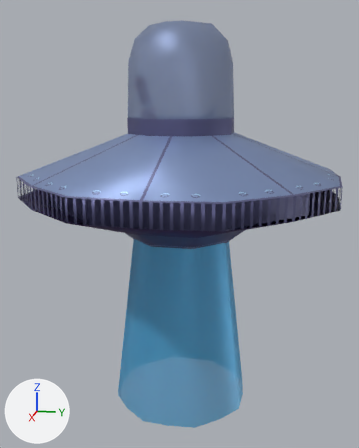
The glTF model characters/alien/UFO.gltf: old version first, new version second.
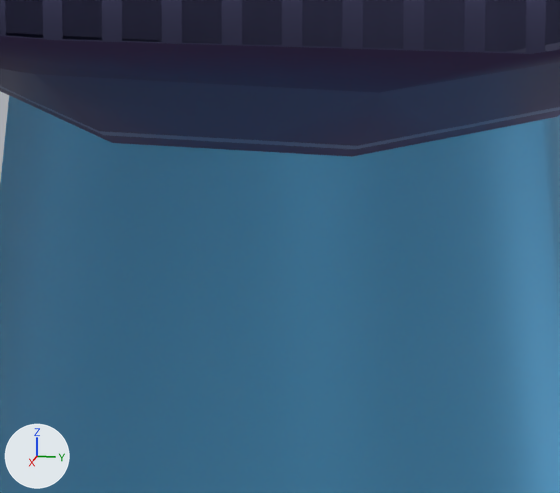
The first picture shows the older version from a 50 mm lens placed at (6.19, 1.27, 1.25), pointed at (0.02, 0.04, -0.29). The close-ups show the older and then the newer version on the part from 37% to 64% of the width and 50% to 68% of the height of that picture. Only the edits that show in the close-ups are written down. Arrows for +X, +Y and +Z are at lower left; the lights stay in place. Where no turn or scale is listed for an object, it has been applied to the vertices.

The scene before the commit, as lines of its bpy script (objects in view):
```python
me_mesh_0 = bpy.data.meshes.new('Mesh_0')
me_mesh_0.from_pydata(...)  # 145 vertices, 216 faces; spans x -1.94..1.94, y -2.0..1.88, z -1.31..1.31
# faces by material slot: [160, 56]
me_mesh_0.materials.append(mat_material_0)
me_mesh_0.materials.append(mat_material_1)
me_mesh_2 = bpy.data.meshes.new('Mesh_2')
me_mesh_2.from_pydata(...)  # 41 vertices, 40 faces; spans x -0.86..0.86, y -0.86..0.86, z -2.31..0.12
# faces by material slot: [8, 32]
me_mesh_2.materials.append(mat_material_0)
me_mesh_2.materials.append(mat_material_1)
ob_beam = bpy.data.objects.new('beam', me_mesh_2)
ob_beam.location = (0.0, 0.062, -0.375)
ob_ufo = bpy.data.objects.new('UFO', me_mesh_0)
ob_ufo.location = (0.0, 0.125, 0.875)
```
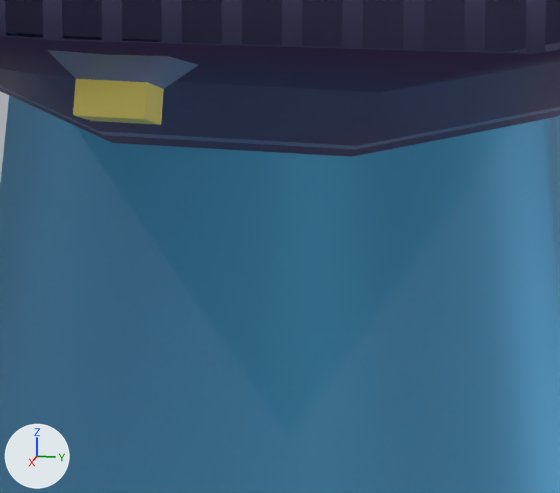
Edits to the bpy script that builds the scene:
```text
Add img_image_3:
    img_image_3 = load_image('Image_3', '_unpacked/Image_3', 512, 512, 'sRGB')
Add mat_material_3:
    mat_material_3 = bpy.data.materials.new('Material_3')
    # uses the picture img_image_3
Add me_mesh_6:
    me_mesh_6.from_pydata(...)  # 12 vertices, 18 faces; spans x -0.117..0.117, y -0.125..0.125, z -0.139..0.043
    # faces by material slot: [10, 8]
    me_mesh_6.materials.append(mat_material_3)
    me_mesh_6.materials.append(mat_material_0)
Add ob_light_002:
    ob_light_002 = bpy.data.objects.new('light.002', me_mesh_6)
    ob_light_002.location = (1.5, 0.062, 0.0)
```

Boxes (x1, y1, x2, y2) around the edits, measured in the close-ups (560 x 493 px):
'light.002', added: after (33, 36, 198, 125)
    faces in mat_material_3: (73, 79, 164, 125)
    faces in mat_material_0: (33, 36, 198, 89)
